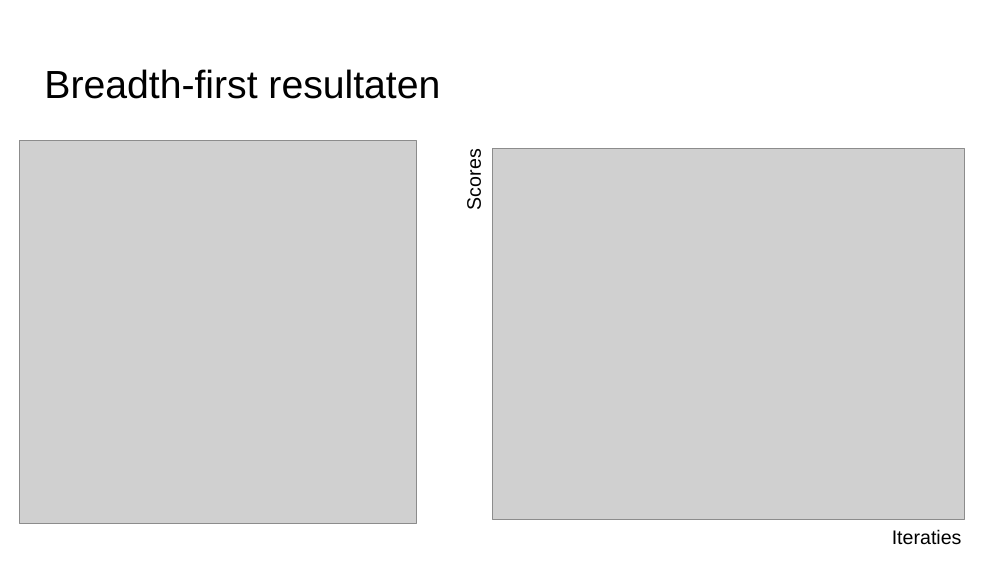
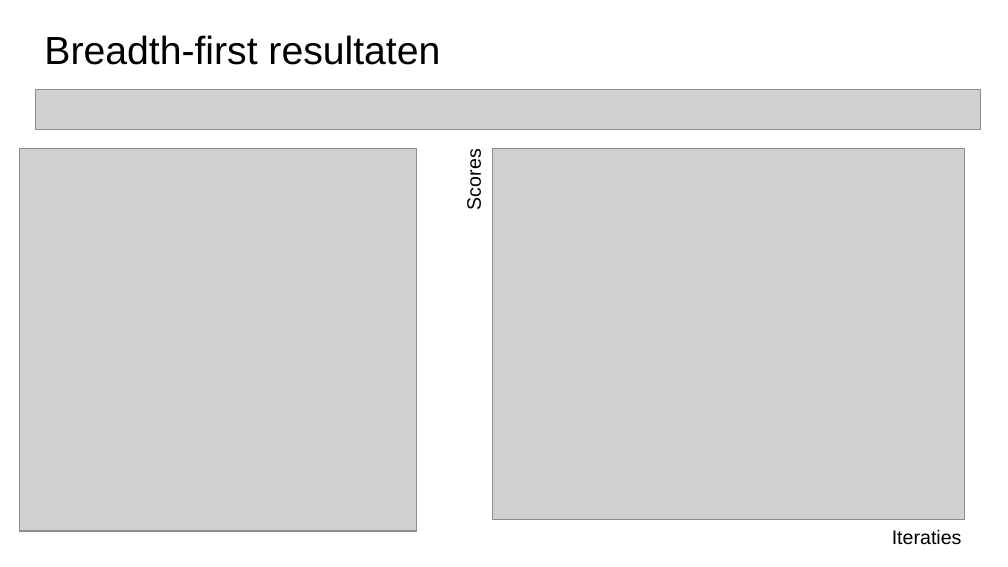
Before and after one commit to jemmelot/Heuristieken, a slide deck: slide 12 of Presentatie_On_Track.pptx. Drawn at 1008x567 pixels with LibreOffice and Linux fonts; fonts in the diff are those of the drawing; grey boxes stand for pictures. Boxes give left, top, right and bottom in pixels: in the first picture for what was removed or moved away, otherwise in the second. Text is boxed around its words. In the diff, an @@ line names an element or a change of style, - is before the commit and + after.

Commit message:
breadth first werkt eindelijk

```diff
--- a/Presentatie_On_Track.pptx
+++ b/Presentatie_On_Track.pptx
@@ title "Breadth-first resultaten": place and size @@
-title "Breadth-first resultaten" at <box>44,69,440,99</box>
+title "Breadth-first resultaten" at <box>44,35,440,65</box>
@@ picture added at <box>35,90,980,130</box> @@
@@ picture: place and size @@
-picture at <box>20,141,417,524</box>
+picture at <box>20,148,417,531</box>
```
Also in this commit, not shown: 5 other files.
